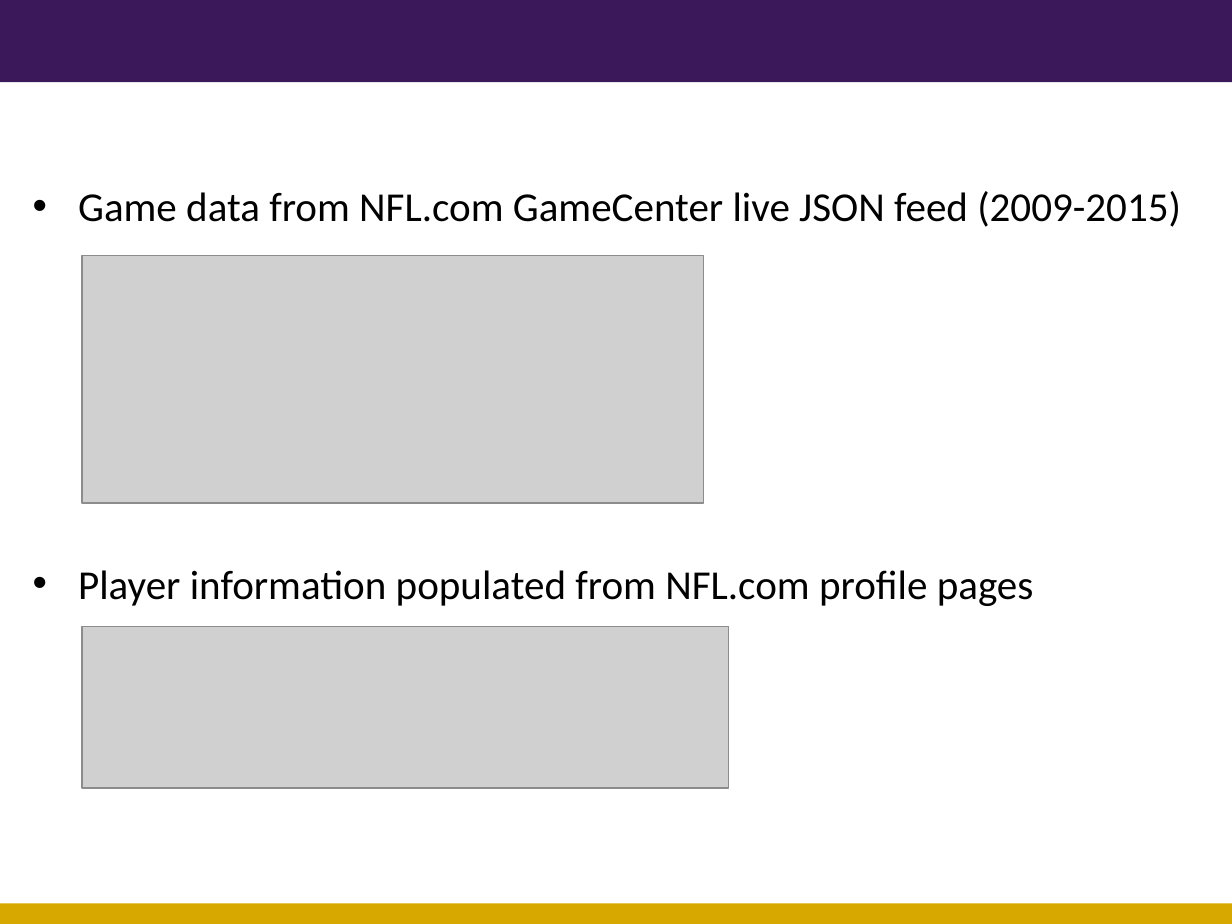
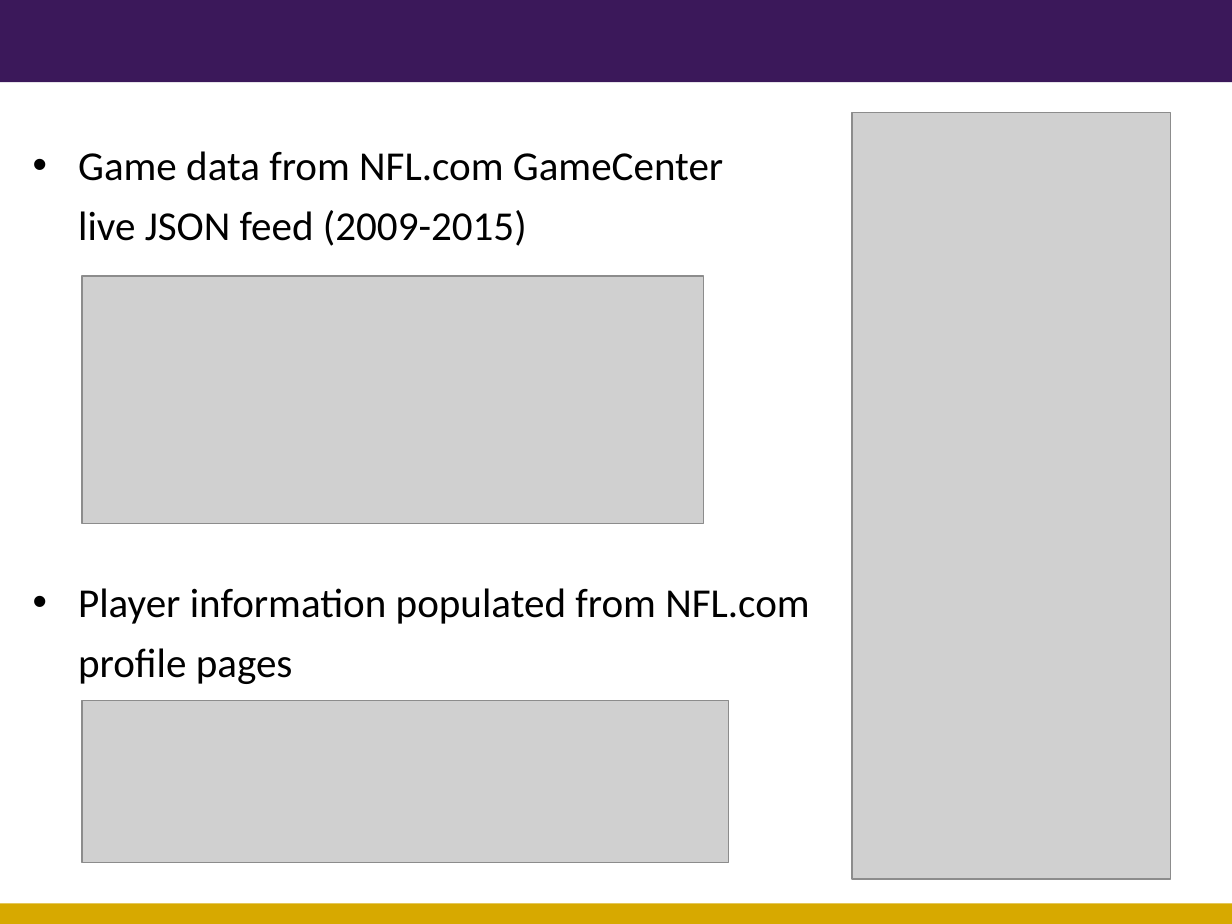
Before and after one commit to kpolimis/nfl-combine-evaluation, a slide deck: slide 7 of nflPP-CSE599-TechnologyReview.ppt. Drawn at 1232x924 pixels with LibreOffice and Linux fonts; fonts in the diff are those of the drawing; grey boxes stand for pictures; background and template pictures are left out. Boxes give left, top, right and bottom in pixels: in the first picture for what was removed or moved away, otherwise in the second. Text is boxed around its words. In the diff, an @@ line names an element or a change of style, - is before the commit and + after.

Commit message:
added functions and submodules

```diff
--- a/nflPP-CSE599-TechnologyReview.ppt
+++ b/nflPP-CSE599-TechnologyReview.ppt
@@ picture added at bbox=[853, 113, 1170, 880] @@
@@ text at bbox=[78, 151, 809, 684]: text changed @@
-• Game data from NFL.com GameCenter live JSON feed (2009-2015)
-• Player information populated from NFL.com profile pages
+• Game data from NFL.com GameCenter
+live JSON feed (2009-2015)
+• Player information populated from NFL.com
+profile pages
@@ picture: place and size @@
-picture at bbox=[83, 255, 703, 503]
+picture at bbox=[83, 276, 703, 524]
@@ picture: place and size @@
-picture at bbox=[83, 626, 729, 787]
+picture at bbox=[83, 701, 729, 862]
```
